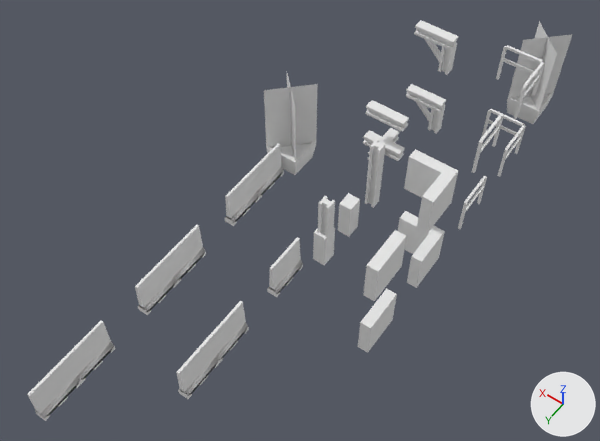
Before and after pictures for a commit that changed the OBJ model src/main/resources/assets/hbm/models/blocks/officeplant.obj.
Both versions are drawn from a 50 mm camera at (-8.33, 11.3, 15.48) aimed at (-1.83, 2.2, 1.17). The lights are fixed; the arrows at lower right show +X, +Y and +Z. Where no turn or scale is listed for an object, it has been applied to the vertices.
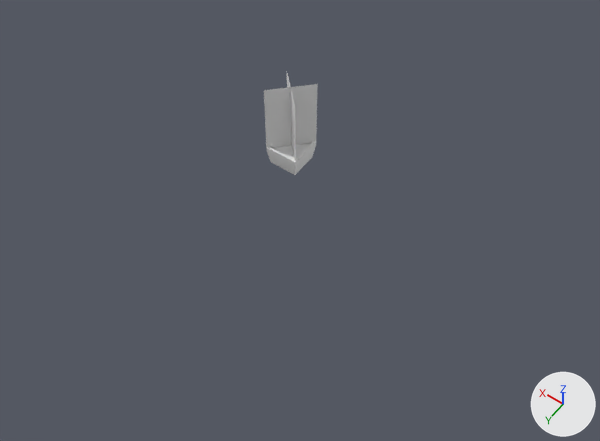
Pixel boxes [x1, y1, x2, y2] of what changed, in the pictures (600 x 441 px):
'ConcreteWallCorner.002', deleted: before [404, 149, 458, 233]
'Plant.001', deleted: before [508, 21, 573, 111]
'ConcreteWallCorner.001', deleted: before [398, 211, 445, 288]
'RoadBarrier.009', deleted: before [27, 356, 81, 421]
'ConcreteWall.002', deleted: before [363, 230, 407, 301]
'RoadBarrier.008', deleted: before [66, 321, 115, 384]
'RoadBarrier.002', deleted: before [177, 335, 219, 399]
'RoadBarrier.007', deleted: before [135, 255, 177, 315]
'ConcreteWall.001', deleted: before [358, 288, 397, 353]
'RoadBarrier.004', deleted: before [210, 301, 249, 363]
'RoadBarrier.006', deleted: before [167, 225, 206, 284]
'BeamTri.002', deleted: before [414, 20, 458, 75]
'RoadBarrier.001', deleted: before [267, 237, 303, 297]
'RoadBarrier.003', deleted: before [225, 169, 259, 226]
'BeamTri.001', deleted: before [406, 84, 446, 133]
'RoadBarrier.005', deleted: before [253, 144, 284, 199]
'RailingCorner.002', deleted: before [496, 45, 545, 119]
'ConcreteColumn.001', deleted: before [338, 193, 360, 237]
'Pot.001', deleted: before [507, 92, 554, 124]
'BeamRoof.002', deleted: before [365, 100, 409, 132]
'RailingCorner.001', deleted: before [482, 109, 526, 177]
'ConcreteColumn.002', deleted: before [313, 228, 335, 266]
'BeamWall.003', deleted: before [318, 196, 335, 237]
'BeamWall.002', deleted: before [367, 139, 386, 180]
'BeamRoof.001', deleted: before [363, 130, 405, 161]
'Railing.002', deleted: before [472, 113, 504, 173]
'BeamWall.001', deleted: before [365, 175, 382, 208]
'Railing.001', deleted: before [458, 176, 487, 229]
'BeamRoofCross.001', deleted: before [368, 128, 399, 160]

What the commit changed:
Object 'BeamRoof.001' (ob_beamroof_001) is deleted.
Object 'BeamRoof.002' (ob_beamroof_002) is deleted.
Object 'BeamRoofCross.001' (ob_beamroofcross_001) is deleted.
Object 'BeamTri.001' (ob_beamtri_001) is deleted.
Object 'BeamTri.002' (ob_beamtri_002) is deleted.
Object 'BeamWall.001' (ob_beamwall_001) is deleted.
Object 'BeamWall.002' (ob_beamwall_002) is deleted.
Object 'BeamWall.003' (ob_beamwall_003) is deleted.
Object 'ConcreteColumn.001' (ob_concretecolumn_001) is deleted.
Object 'ConcreteColumn.002' (ob_concretecolumn_002) is deleted.
Object 'ConcreteWall.001' (ob_concretewall_001) is deleted.
Object 'ConcreteWall.002' (ob_concretewall_002) is deleted.
Object 'ConcreteWallCorner.001' (ob_concretewallcorner_001) is deleted.
Object 'ConcreteWallCorner.002' (ob_concretewallcorner_002) is deleted.
Object 'Plant.001' (ob_plant_001) is deleted.
Object 'Pot.001' (ob_pot_001) is deleted.
Object 'Railing.001' (ob_railing_001) is deleted.
Object 'Railing.002' (ob_railing_002) is deleted.
Object 'RailingCorner.001' (ob_railingcorner_001) is deleted.
Object 'RailingCorner.002' (ob_railingcorner_002) is deleted.
Object 'RoadBarrier.001' (ob_roadbarrier_001) is deleted.
Object 'RoadBarrier.002' (ob_roadbarrier_002) is deleted.
Object 'RoadBarrier.003' (ob_roadbarrier_003) is deleted.
Object 'RoadBarrier.004' (ob_roadbarrier_004) is deleted.
Object 'RoadBarrier.005' (ob_roadbarrier_005) is deleted.
Object 'RoadBarrier.006' (ob_roadbarrier_006) is deleted.
Object 'RoadBarrier.007' (ob_roadbarrier_007) is deleted.
Object 'RoadBarrier.008' (ob_roadbarrier_008) is deleted.
Object 'RoadBarrier.009' (ob_roadbarrier_009) is deleted.
